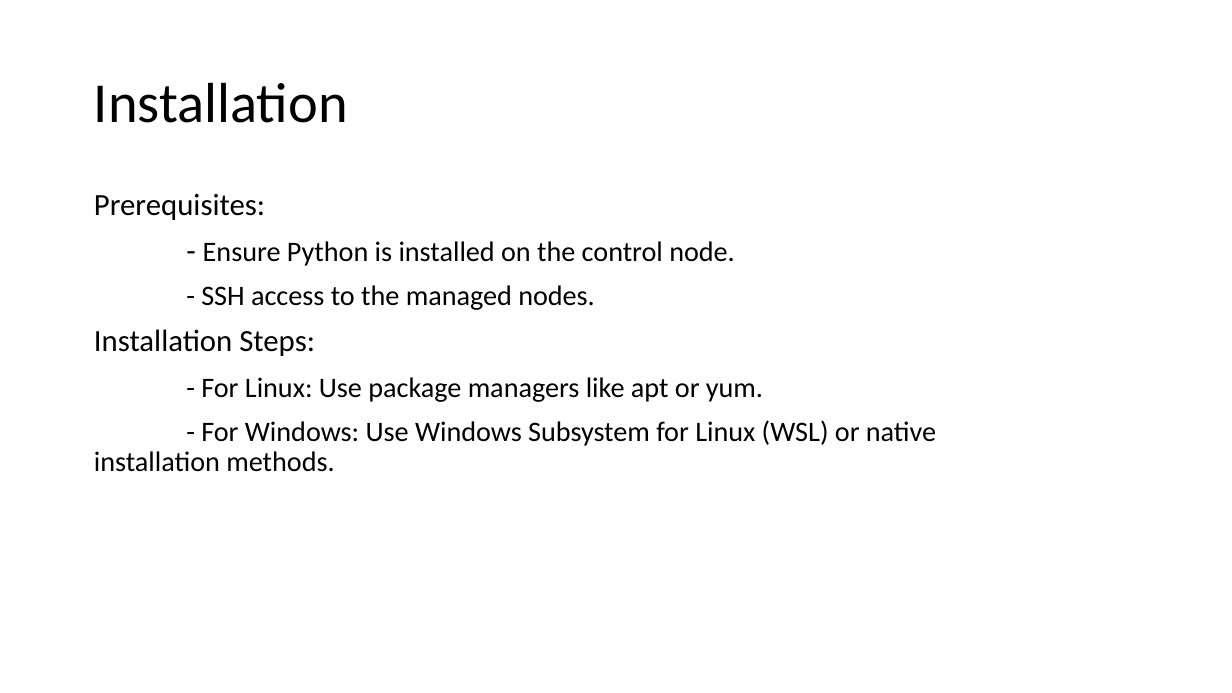
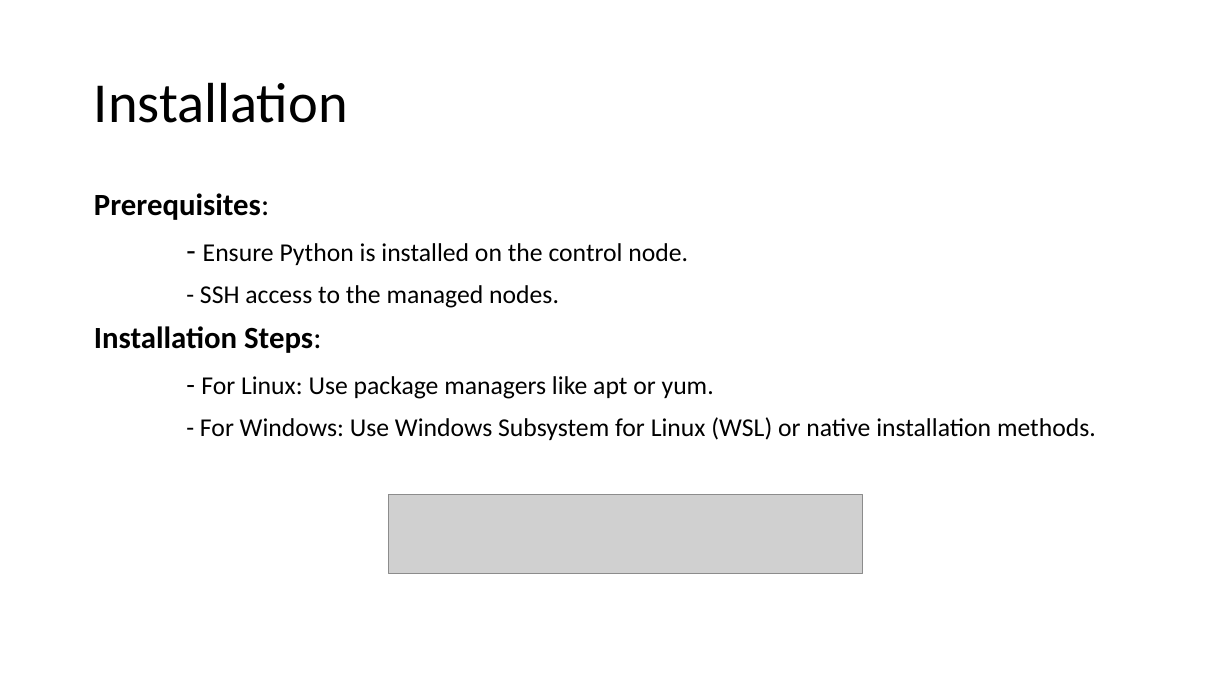
Before and after one commit to abirbandy/ansible-study-material, a slide deck: slide 6 of Introduction to Ansible.pptx. Drawn at 1232x693 pixels with LibreOffice and Linux fonts; fonts in the diff are those of the drawing; grey boxes stand for pictures. Boxes give left, top, right and bottom in pixels: in the first picture for what was removed or moved away, otherwise in the second. Text is boxed around its words. In the diff, an @@ line names an element or a change of style, - is before the commit and + after.

```diff
--- a/Introduction to Ansible.pptx
+++ b/Introduction to Ansible.pptx
@@ text "Prerequisites:" at box(94, 193, 1096, 440): bold on in "Prerequisites:", "Installation Steps:"; size 22 to 20 pt in "Ensure Python is installed on the control ...", "- SSH access to the managed nodes.", "For Linux: Use package managers like apt ...", "- For Windows: Use Windows Subsystem for ..." @@
@@ picture added at box(388, 494, 863, 573) @@
```
Also in this commit, not shown: 4 other slides changed, 19 slides added, 1 slide removed.
